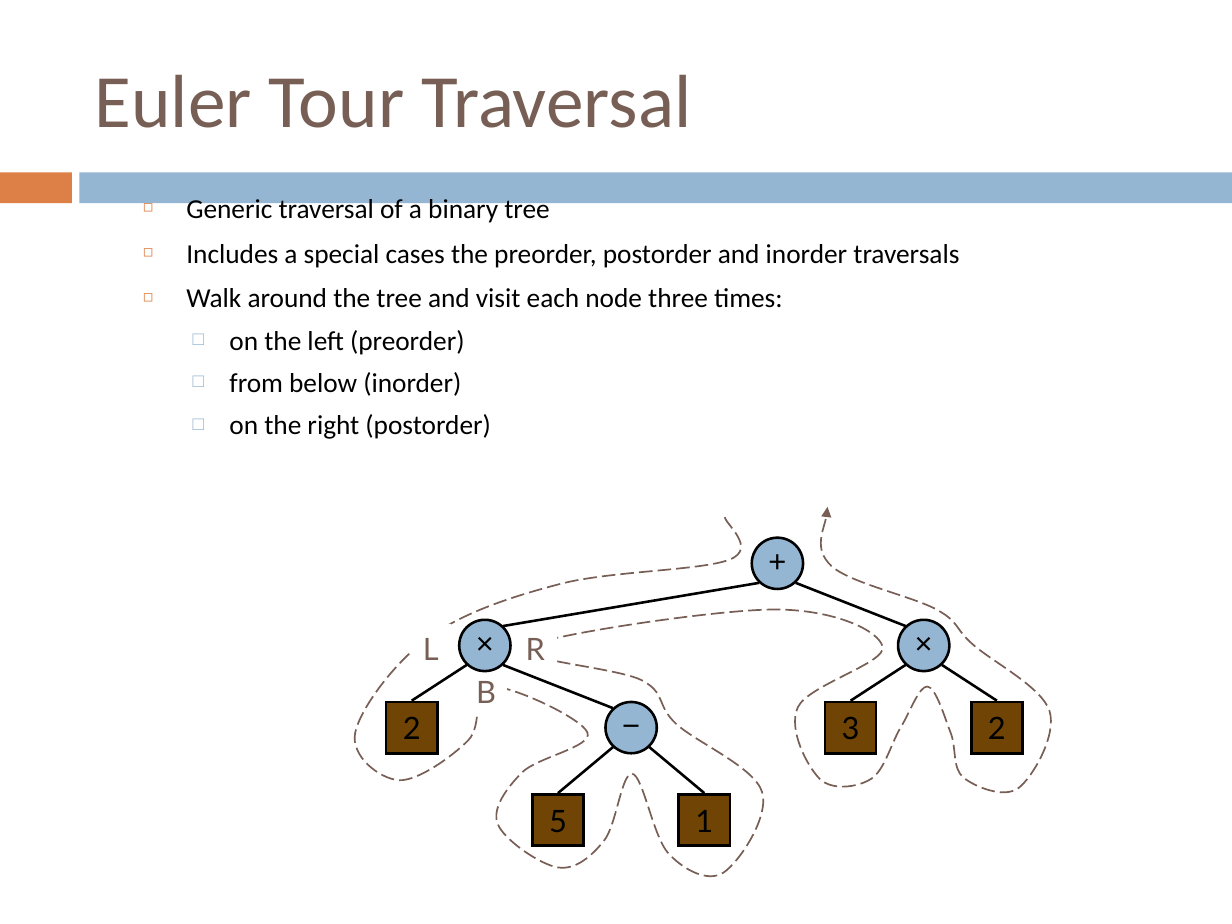
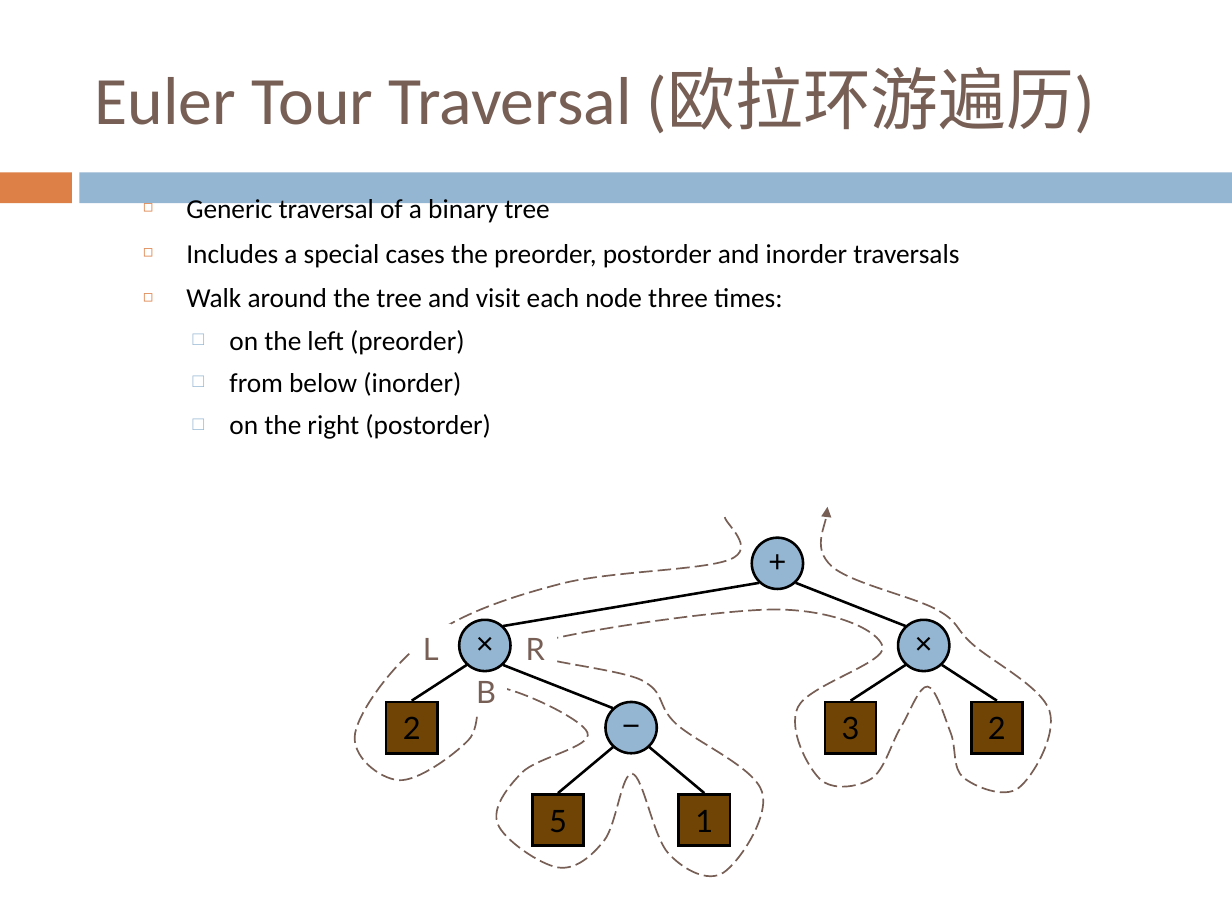
Before and after one commit to sundyCoder/CSK, a slide deck: slide 38 of 3@CSDS/PPT/4@tree.pptx. Drawn at 1232x924 pixels with LibreOffice and Linux fonts; fonts in the diff are those of the drawing. Boxes give left, top, right and bottom in pixels: in the first picture for what was removed or moved away, otherwise in the second. Text is boxed around its words. In the diff, an @@ line names an element or a change of style, - is before the commit and + after.

```diff
--- a/3@CSDS/PPT/4@tree.pptx
+++ b/3@CSDS/PPT/4@tree.pptx
@@ title at (95, 68, 1095, 133): text changed; size 44 to 39.6 pt @@
-Euler Tour Traversal
+Euler Tour Traversal (欧拉环游遍历)
```
Also in this commit, not shown: 5 other slides changed, 1 other file.
